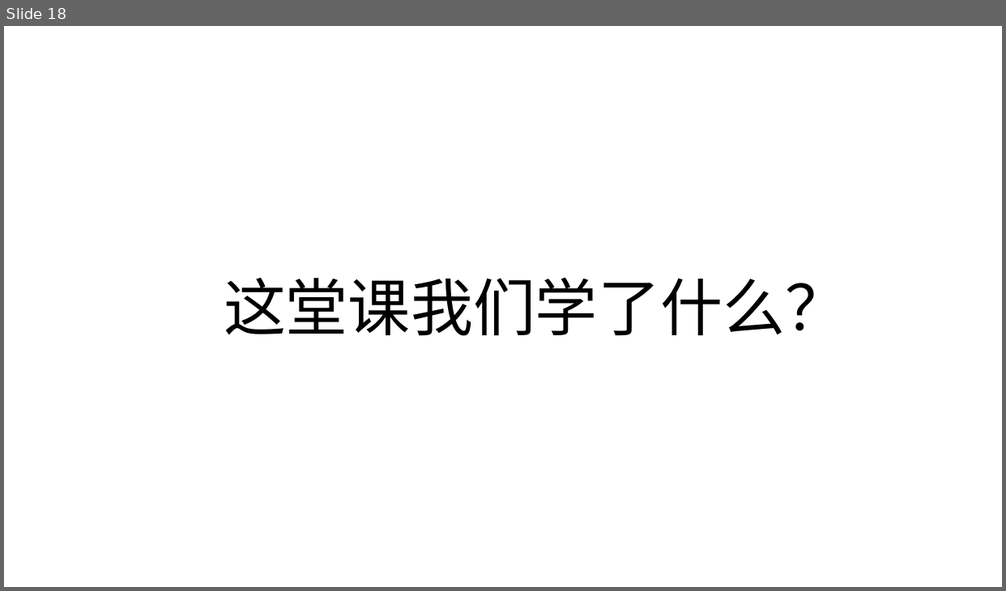
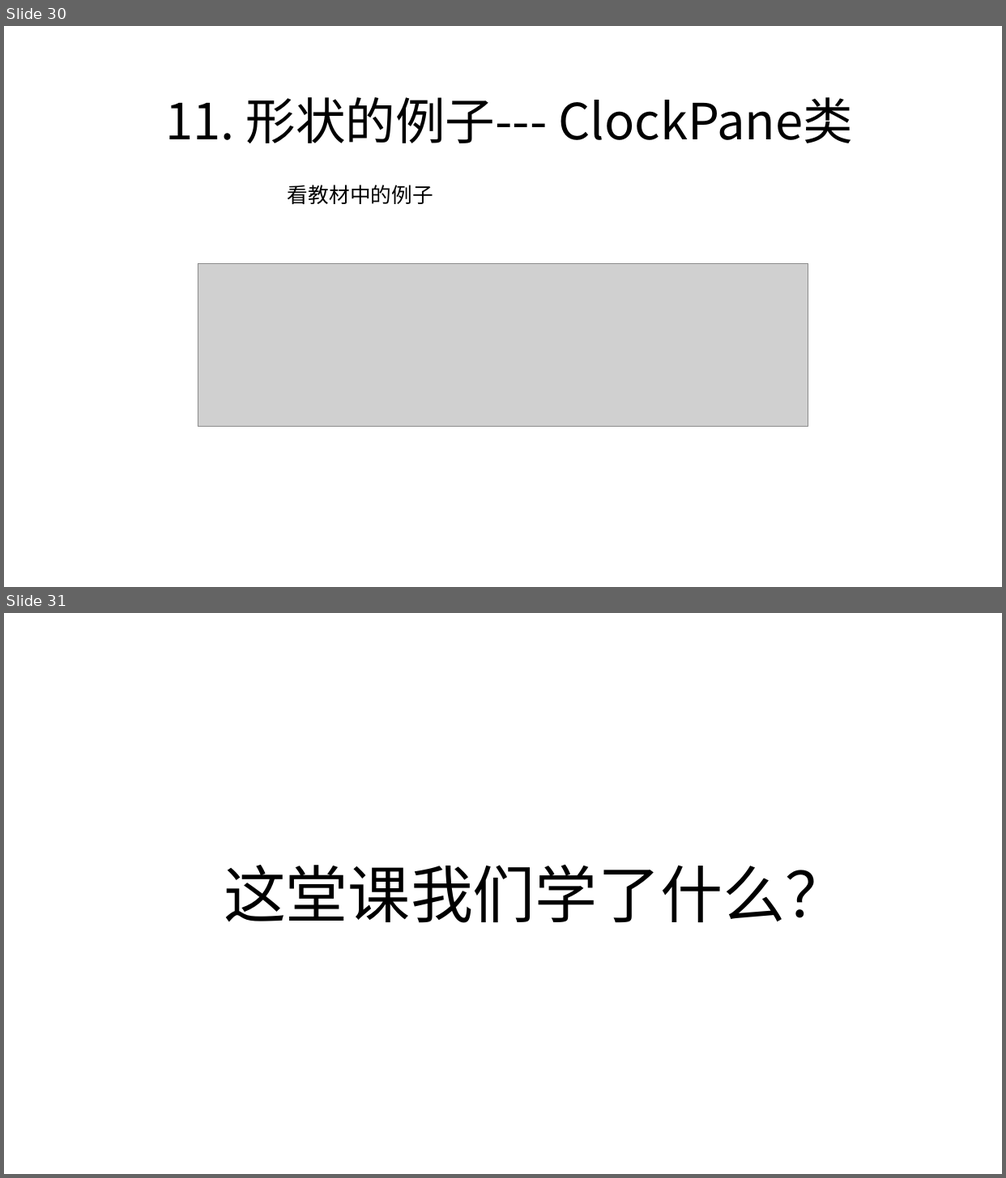
Before and after one commit to zjyesir/hmc_java_1, a slide deck: ppt/19. 图形化编程.pptx. Shown one above the other, each under a label of ours: slide 18 before the commit, slides 30 and 31 after it. The pictures are 1006x591 and 1006x1178 pixels, drawn with LibreOffice and Linux fonts; fonts in the diff are those of the drawing; grey boxes stand for pictures; background and template pictures are left out. Boxes give left, top, right and bottom in pixels: in the first picture for what was removed or moved away, otherwise in the second. Text is boxed around its words. In the diff, an @@ line names an element or a change of style, - is before the commit and + after.

```diff
--- a/ppt/19. 图形化编程.pptx
+++ b/ppt/19. 图形化编程.pptx
@@ slide 30 added at box(4, 26, 1002, 587), background picture (left out) @@
@@ text added at box(165, 97, 854, 143), 48 pt, text #000000 @@
+  11. 形状的例子--- ClockPane类
@@ text added at box(288, 185, 433, 204), 20 pt, text #000000 @@
+看教材中的例子
@@ picture added at box(198, 264, 808, 427) @@
@@ what was slide 18 is now slide 31 @@
```
Also in this commit, not shown: 7 slides changed, 16 other slides added, 4 slides removed, 2 other files.
